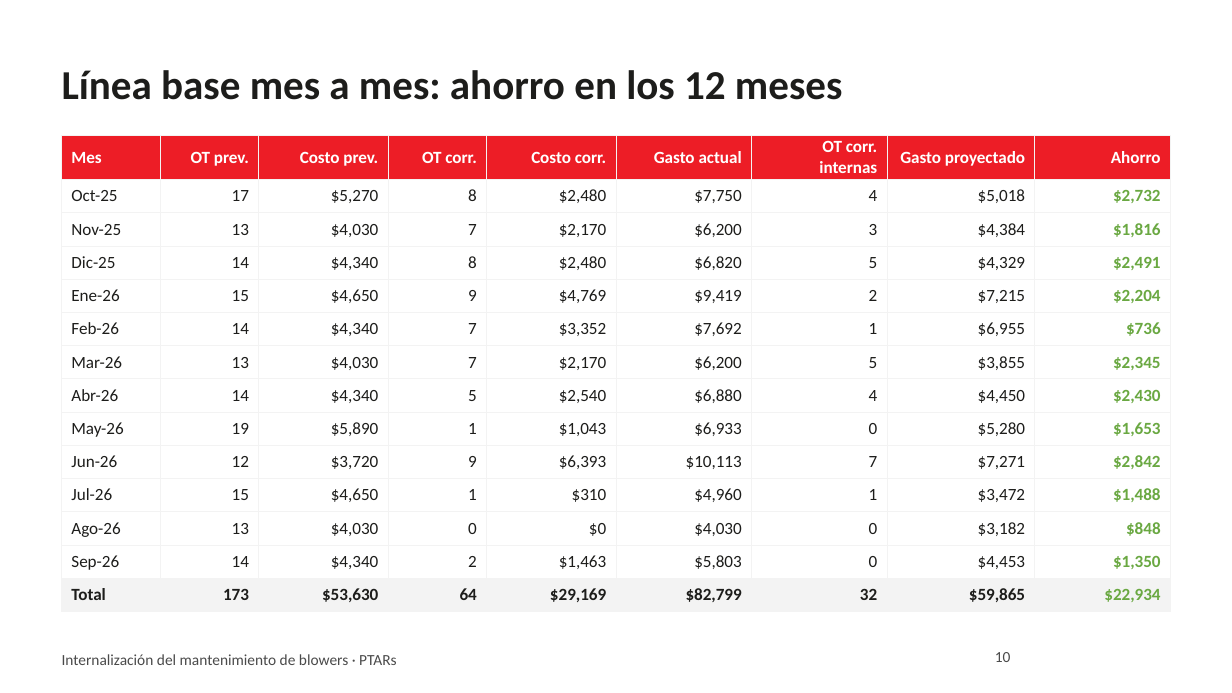
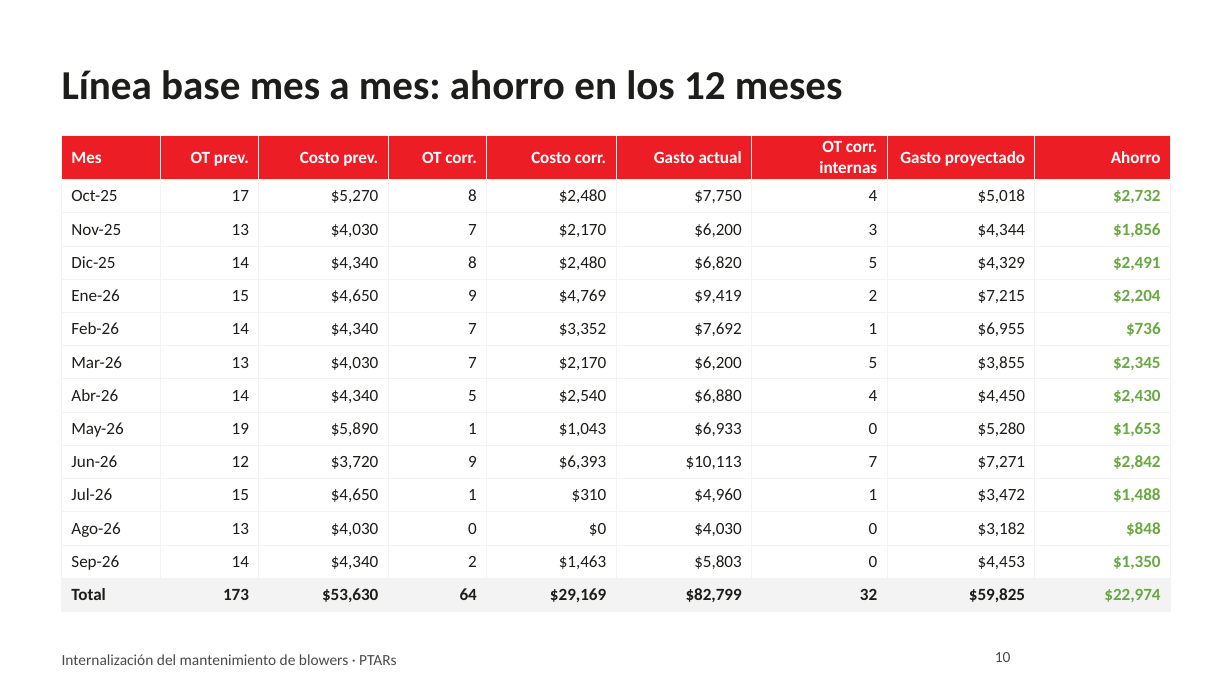
Before and after one commit to jjsamcar/Codigo-IA, a slide deck: slide 10 of presentaciones/Blowers_PTARs_Resumen_Gerencia.pptx. Drawn at 1232x693 pixels with LibreOffice and Linux fonts; fonts in the diff are those of the drawing; background and template pictures are left out. Boxes give left, top, right and bottom in pixels: in the first picture for what was removed or moved away, otherwise in the second. Text is boxed around its words. In the diff, an @@ line names an element or a change of style, - is before the commit and + after.

```diff
--- a/presentaciones/Blowers_PTARs_Resumen_Gerencia.pptx
+++ b/presentaciones/Blowers_PTARs_Resumen_Gerencia.pptx
@@ table at box(62, 136, 1170, 606) @@
-row 3, column 8: $4,384
+row 3, column 8: $4,344
-row 3, column 9: $1,816
+row 3, column 9: $1,856
-row 14, column 8: $59,865
+row 14, column 8: $59,825
-row 14, column 9: $22,934
+row 14, column 9: $22,974
```
Also in this commit, not shown: 9 other slides changed, 1 slide added, 3 slides removed.
